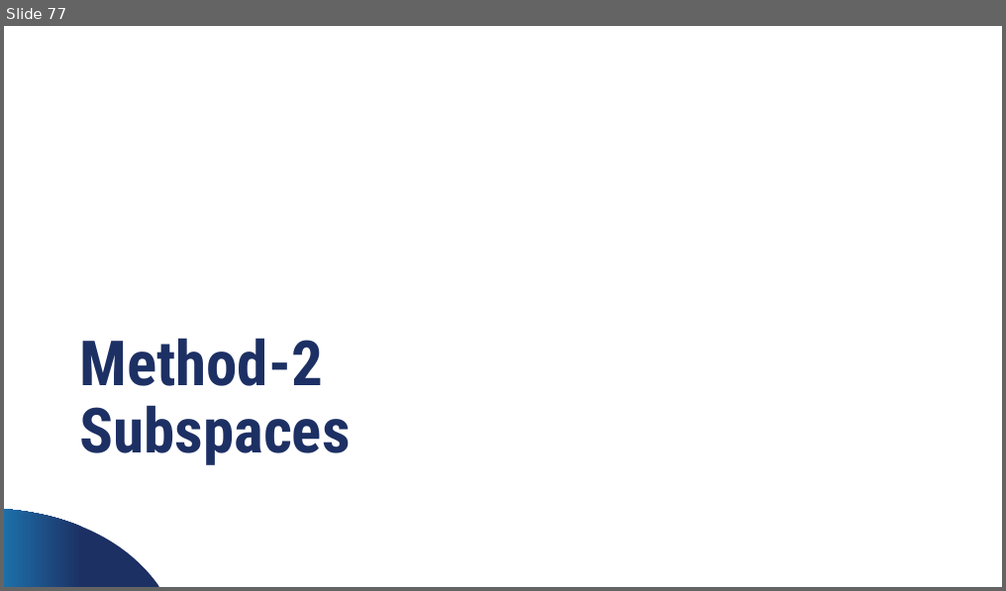
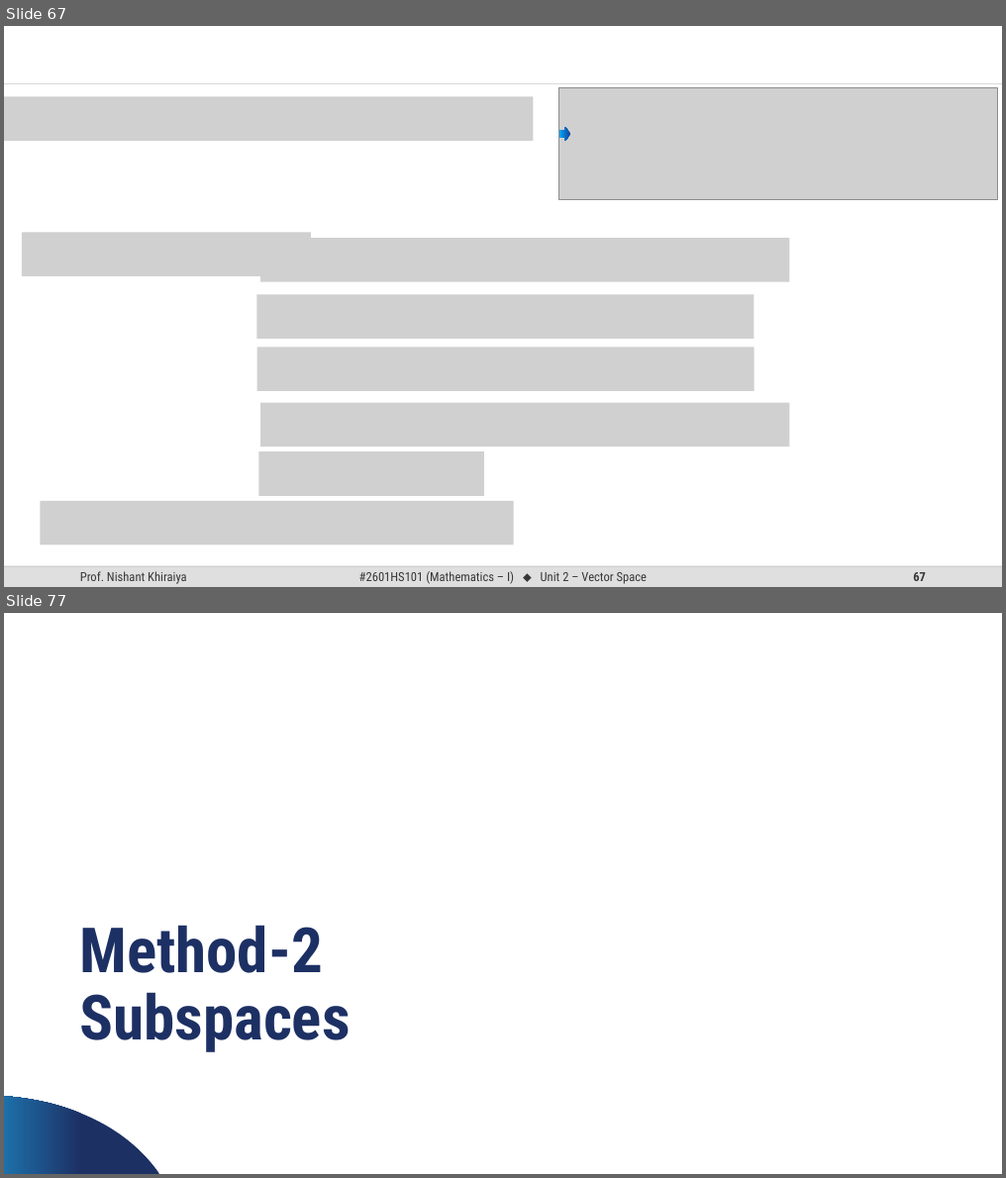
Before and after one commit to SiddharthTrivedi-2009/SEM-1, a slide deck: Material/MATHEMSTICS-1/Vector Space PPT.pptx. Shown one above the other, each under a label of ours: slide 77 before the commit, slides 67 and 77 after it; the slides between them are not shown. The pictures are 1006x591 and 1006x1178 pixels, drawn with LibreOffice and Linux fonts; fonts in the diff are those of the drawing; grey boxes stand for pictures; background and template pictures are left out. Boxes give left, top, right and bottom in pixels: in the first picture for what was removed or moved away, otherwise in the second. Text is boxed around its words. In the diff, an @@ line names an element or a change of style, - is before the commit and + after.

```diff
--- a/Material/MATHEMSTICS-1/Vector Space PPT.pptx
+++ b/Material/MATHEMSTICS-1/Vector Space PPT.pptx
@@ slide 67 added at [4,26,1002,587], background #FFFFFF @@
@@ line added from (4, 84) to (1002, 84), #D9D9D9 1 pt @@
@@ picture added at [4,97,534,141] @@
@@ picture added at [559,88,997,199] @@
@@ right arrow added at [559,126,571,141], fill gradient #0E47A1 to #03A9F5 @@
@@ picture added at [22,233,311,276] @@
@@ picture added at [260,238,790,282] @@
@@ picture added at [257,294,754,339] @@
@@ picture added at [257,347,754,391] @@
@@ picture added at [260,402,790,447] @@
@@ picture added at [259,452,484,496] @@
@@ picture added at [40,501,514,546] @@
@@ rectangle added at [882,521,991,555], fill #FFFFFF at 60% opacity @@
@@ rounded rectangle added at [4,567,1002,587], fill #DFDFDF @@
@@ line added from (4, 567) to (1002, 567), #BFBFBF 1 pt @@
@@ text added at [80,571,187,584], 12 pt, text #373737 @@
+Prof. Nishant Khiraiya
@@ text added at [359,571,647,584], 12 pt, text #373737 @@
+#2601HS101 (Mathematics – I) ⬥ Unit 2 – Vector Space
@@ page number added at [913,572,926,581], 12 pt, text #373737, bold @@
+67
```
Also in this commit, not shown: 87 slides changed, 4 other slides added, 5 slides removed, 34 other files.
